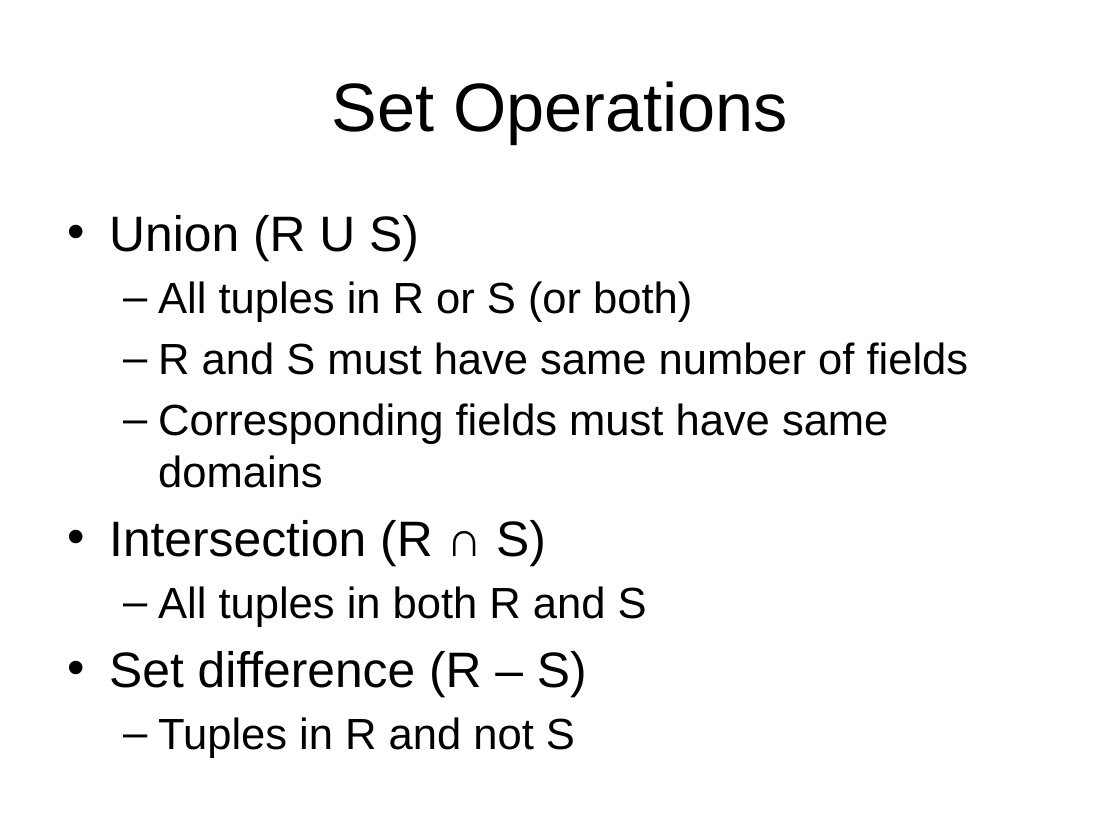
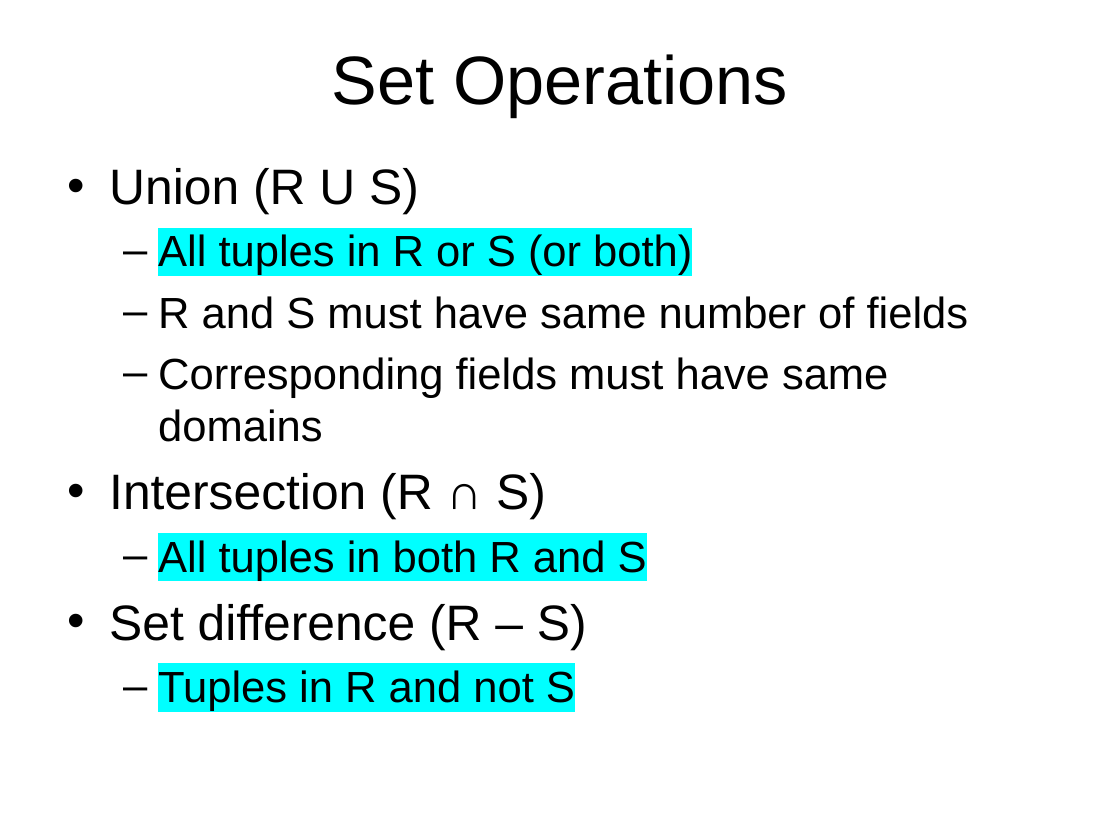
Before and after one commit to mahmoudparsian/data-warehousing-and-business-intelligence, a slide deck: slide 27 of resources/class_lectures/week_02_intro_to_relational_databases.pptx (slide 26 before the commit). Drawn at 1120x840 pixels with LibreOffice and Linux fonts; fonts in the diff are those of the drawing. Boxes give left, top, right and bottom in pixels: in the first picture for what was removed or moved away, otherwise in the second. Text is boxed around its words. In the diff, an @@ line names an element or a change of style, - is before the commit and + after.

```diff
--- a/resources/class_lectures/week_02_intro_to_relational_databases.pptx
+++ b/resources/class_lectures/week_02_intro_to_relational_databases.pptx
@@ title "Set Operations": place and size @@
-title "Set Operations" at bbox=[332, 81, 788, 143]
+title "Set Operations" at bbox=[332, 54, 788, 117]
@@ text "Union (R U S)": place and size @@
-text "Union (R U S)" at bbox=[109, 215, 969, 758]
+text "Union (R U S)" at bbox=[109, 168, 969, 711]
@@ text at bbox=[158, 234, 692, 711]: highlight none to #00FFFF in "All tuples in R or S (or ...", "All tuples in both R and S", "Tuples in R and not S" @@
```
Also in this commit, not shown: 7 other slides changed, 1 slide added, 3 other files.
